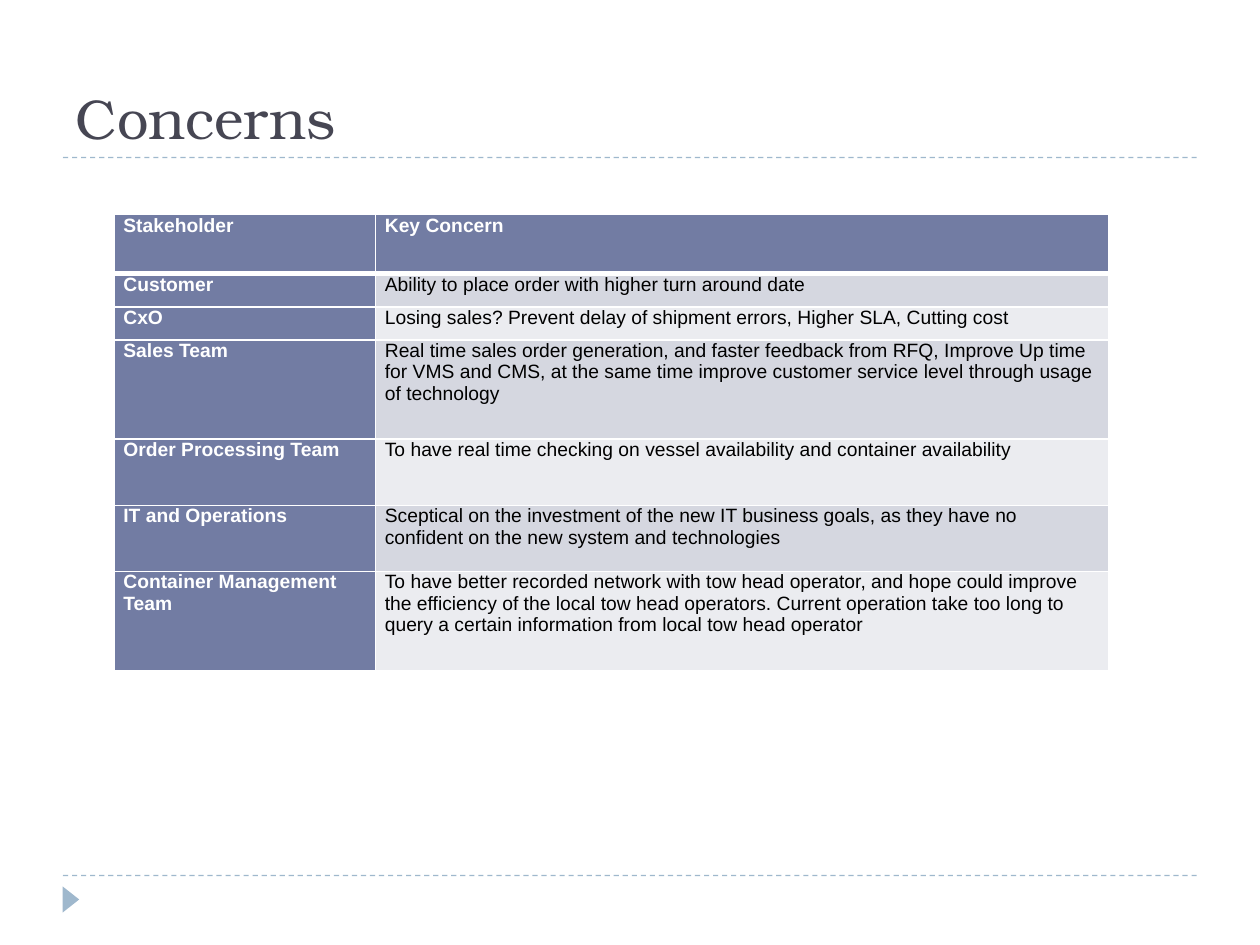
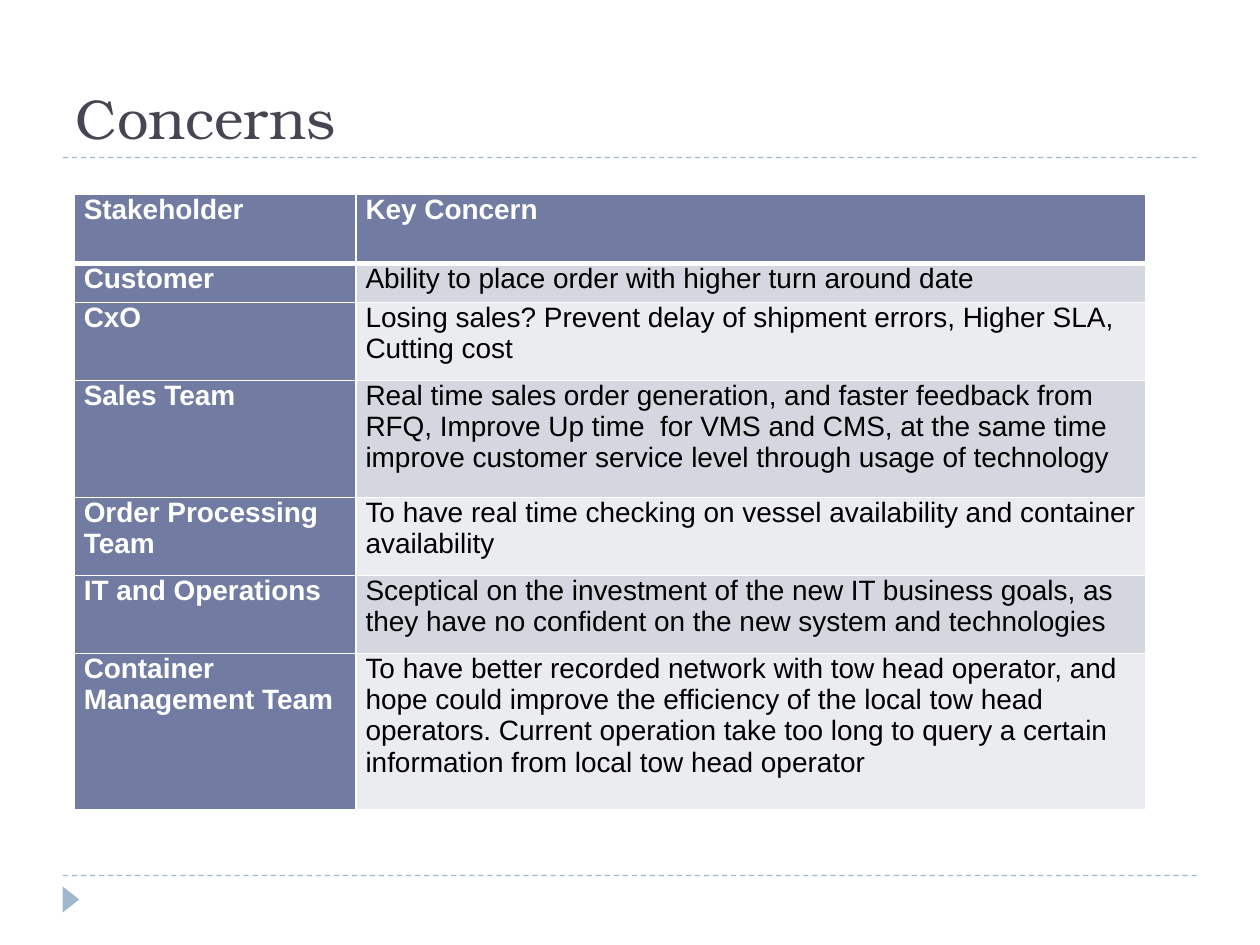
Before and after one commit to windieccf/t1-shipping, a slide deck: slide 4 of Enterprise Architech Presentation.pptx. Drawn at 1260x945 pixels with LibreOffice and Linux fonts; fonts in the diff are those of the drawing. Boxes give left, top, right and bottom in pixels: in the first picture for what was removed or moved away, otherwise in the second. Text is boxed around its words. In the diff, an @@ line names an element or a change of style, - is before the commit and + after.

```diff
--- a/Enterprise Architech Presentation.pptx
+++ b/Enterprise Architech Presentation.pptx
@@ table at [74,195,1147,810] @@
@@ size 11 to 16 pt @@
@@ table: place and size @@
-table at [113,214,1109,670]
+table at [74,195,1147,810]
```
Also in this commit, not shown: 1 other slide changed.
